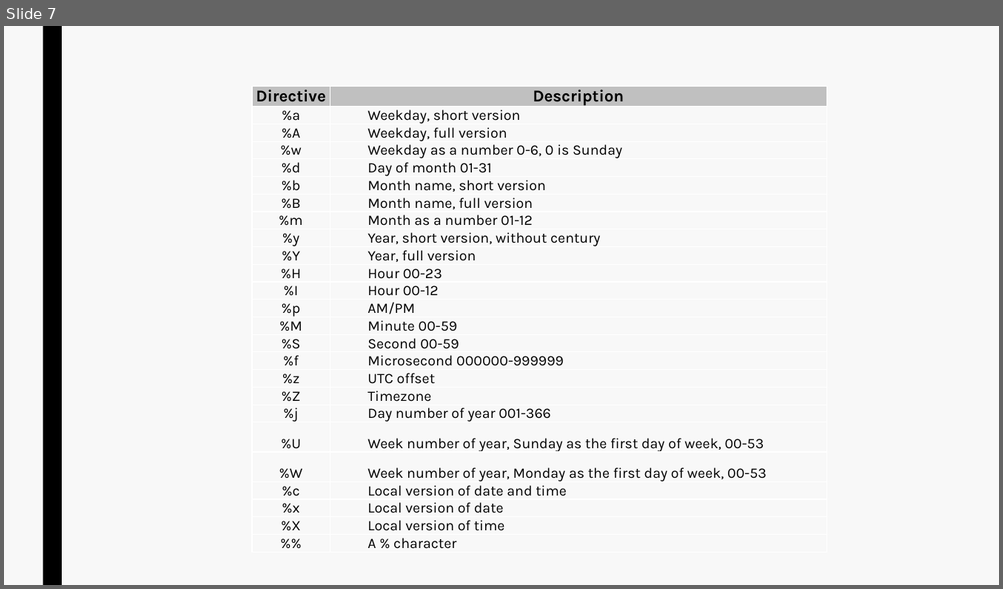
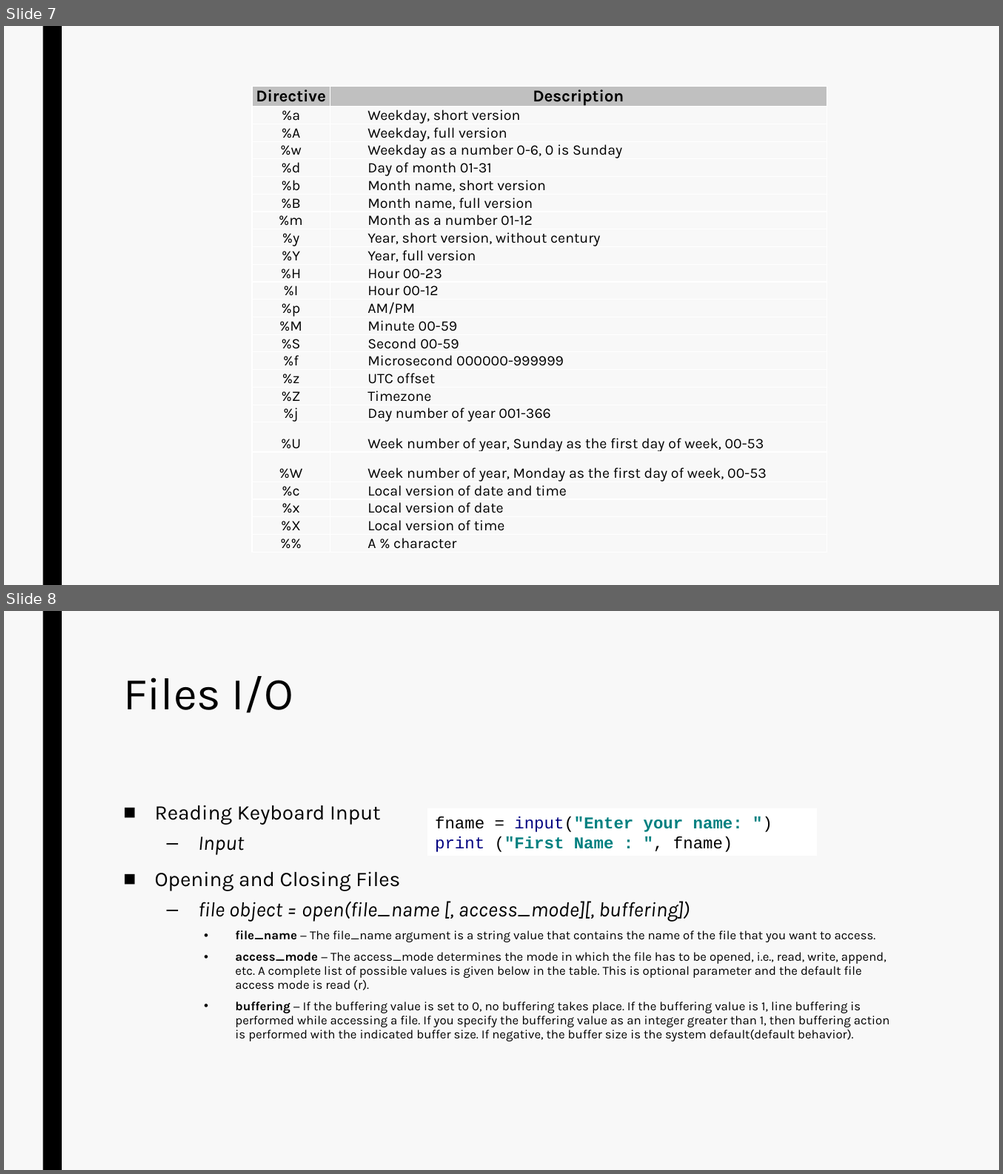
Before and after one commit to naveens33/python_tutorials, a slide deck: ppt/Misc.pptx. Shown one above the other, each under a label of ours: slide 7 before the commit, slides 7 and 8 after it. The pictures are 1003x589 and 1003x1174 pixels, drawn with LibreOffice and Linux fonts; fonts in the diff are those of the drawing. Boxes give left, top, right and bottom in pixels: in the first picture for what was removed or moved away, otherwise in the second. Text is boxed around its words. In the diff, an @@ line names an element or a change of style, - is before the commit and + after.

```diff
--- a/ppt/Misc.pptx
+++ b/ppt/Misc.pptx
@@ slide 8 added at [4, 611, 999, 1170], background #F8F8F8; not listed: 1 template element that a slide beside it also shows @@
@@ title added at [123, 676, 294, 713], 44 pt, text #000000 @@
+Files I/O
@@ text added at [155, 806, 889, 1042], 12 pt, text #000000 @@
+■ Reading Keyboard Input
+  – Input
+■ Opening and Closing Files
+  – file object = open(file_name [, access_mode][, buffering])
+    • file_name − The file_name argument is a string value that contains the name of the file that you want to access.
+    • access_mode − The access_mode determines the mode in which the file has to be opened, i.e., read, write, append, etc. A complete list of possible values is given below in the table. This is optional parameter and the default file access mode is read (r).
+    • buffering − If the buffering value is set to 0, no buffering takes place. If the buffering value is 1, line buffering is performed while accessing a file. If you specify the buffering value as an integer greater than 1, then buffering action is performed with the indicated buffer size. If negative, the buffer size is the system default(default behavior).
@@ rectangle added at [428, 808, 817, 856], fill #FFFFFF, 16 pt, text #008080, bold @@
+fname = input("Enter your name: ")
+print ("First Name : ", fname)
```
Also in this commit, not shown: 1 other slide added, 2 other files.
